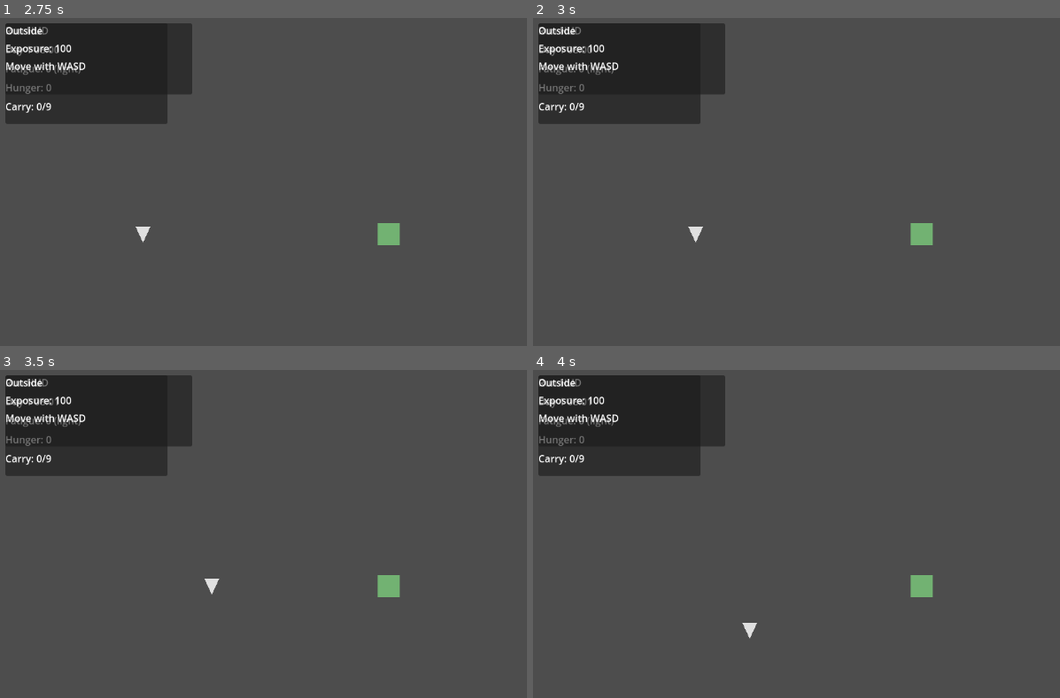
Above: before the commit, frames 1-4 (two rows, left to right).
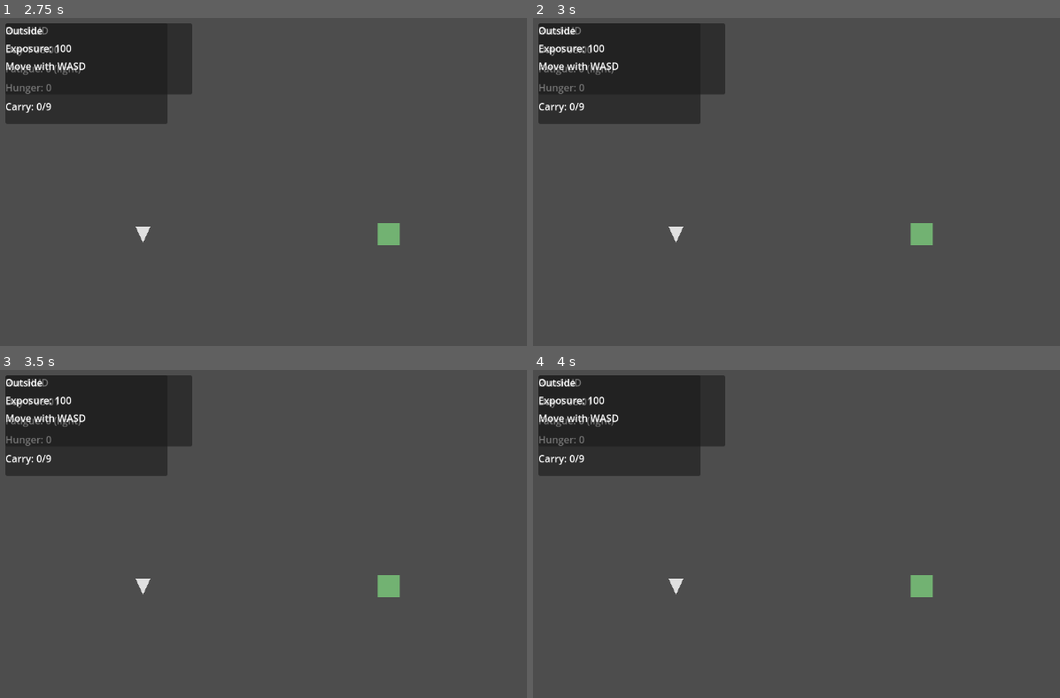
Above: after the commit, the same moments.

Repository: Pupre/apocalypse
Game: Godot game, scene res://scenes/bootstrap/main.tscn
Same seed, same stepped clock (60 frames per second), same inputs: the game is played once before the commit and once after it.
Inputs:
- Up to frame 1 (2.75 s): click "Start" at 0.5 s; click "Store Clerk" at 1.25 s; click "Confirm" at 2 s
- Up to frame 2 (3 s): tap Enter (ui_accept) at 2.75 s; hold Right (ui_right) from 2.78 s (still down); tap E (enter_building, bound only after the commit) at 2.85 s
- Up to frame 3 (3.5 s): keep holding Right (ui_right); tap Enter (ui_accept) at 3.02, 3.05, 3.32 s
- Up to frame 4 (4 s): release Right (ui_right) at 3.53 s; hold Down (ui_down) from 3.53 s (still down); tap Enter (ui_accept) at 3.6, 3.77 s; tap E (enter_building, bound only after the commit) at 3.8 s

Frame 1 is identical in both runs. In frame 2, 0.1% of the frame differs, in the area x 25-33%, y 63-69%; in frame 3, 0.1%; in frame 4, 0.1%.

Commit message:
fix: gate outdoor building entry

Diff:
--- a/game/project.godot
+++ b/game/project.godot
@@ -14,6 +14,29 @@
 AppRouter="*res://scripts/autoload/app_router.gd"
 ContentLibrary="*res://scripts/autoload/content_library.gd"
 
+[input]
+
+move_left={
+"deadzone": 0.5,
+"events": [Object(InputEventKey,"resource_local_to_scene":false,"resource_name":"","device":-1,"window_id":0,"alt_pressed":false,"shift_pressed":false,"ctrl_pressed":false,"meta_pressed":false,"pressed":false,"keycode":0,"physical_keycode":65,"key_label":0,"unicode":97,"echo":false,"script":null)]
+}
+move_right={
+"deadzone": 0.5,
+"events": [Object(InputEventKey,"resource_local_to_scene":false,"resource_name":"","device":-1,"window_id":0,"alt_pressed":false,"shift_pressed":false,"ctrl_pressed":false,"meta_pressed":false,"pressed":false,"keycode":0,"physical_keycode":68,"key_label":0,"unicode":100,"echo":false,"script":null)]
+}
+move_up={
+"deadzone": 0.5,
+"events": [Object(InputEventKey,"resource_local_to_scene":false,"resource_name":"","device":-1,"window_id":0,"alt_pressed":false,"shift_pressed":false,"ctrl_pressed":false,"meta_pressed":false,"pressed":false,"keycode":0,"physical_keycode":87,"key_label":0,"unicode":119,"echo":false,"script":null)]
+}
+move_down={
+"deadzone": 0.5,
+"events": [Object(InputEventKey,"resource_local_to_scene":false,"resource_name":"","device":-1,"window_id":0,"alt_pressed":false,"shift_pressed":false,"ctrl_pressed":false,"meta_pressed":false,"pressed":false,"keycode":0,"physical_keycode":83,"key_label":0,"unicode":115,"echo":false,"script":null)]
+}
+enter_building={
+"deadzone": 0.5,
+"events": [Object(InputEventKey,"resource_local_to_scene":false,"resource_name":"","device":-1,"window_id":0,"alt_pressed":false,"shift_pressed":false,"ctrl_pressed":false,"meta_pressed":false,"pressed":false,"keycode":0,"physical_keycode":69,"key_label":0,"unicode":101,"echo":false,"script":null)]
+}
+
 [rendering]
 
 renderer/rendering_method="mobile"
--- a/game/scripts/outdoor/outdoor_controller.gd
+++ b/game/scripts/outdoor/outdoor_controller.gd
@@ -8,6 +8,11 @@
 const DEFAULT_BUILDING_ID := "mart_01"
 const DEFAULT_PLAYER_POSITION := Vector2(240.0, 360.0)
 const ENTER_RADIUS := 72.0
+const MOVE_LEFT_ACTION := "move_left"
+const MOVE_RIGHT_ACTION := "move_right"
+const MOVE_UP_ACTION := "move_up"
+const MOVE_DOWN_ACTION := "move_down"
+const ENTER_BUILDING_ACTION := "enter_building"
 
 var run_state = null
 var exposure_model := EXPOSURE_MODEL_SCRIPT.new()
@@ -63,11 +68,12 @@
 	state_changed.emit()
 
 
-func try_enter_building(building_id: String) -> void:
-	if building_id.is_empty():
-		return
+func try_enter_building(building_id: String) -> bool:
+	if building_id.is_empty() or building_id != _building_id or not _is_player_near_building():
+		return false
 
 	building_entered.emit(building_id)
+	return true
 
 
 func _process(delta: float) -> void:
@@ -75,11 +81,11 @@
 		return
 
 	simulate_seconds(delta)
-	var direction := Input.get_vector("ui_left", "ui_right", "ui_up", "ui_down")
+	var direction := Input.get_vector(MOVE_LEFT_ACTION, MOVE_RIGHT_ACTION, MOVE_UP_ACTION, MOVE_DOWN_ACTION)
 	if direction != Vector2.ZERO:
 		move_player(direction, delta)
 
-	if _is_player_near_building() and Input.is_action_just_pressed("ui_accept"):
+	if _is_player_near_building() and Input.is_action_just_pressed(ENTER_BUILDING_ACTION):
 		try_enter_building(_building_id)
 
 
@@ -113,7 +119,7 @@
 
 	if _hint_label != null:
 		if _is_player_near_building():
-			_hint_label.text = "Press Enter to enter %s" % _building_name
+			_hint_label.text = "Press E to enter %s" % _building_name
 		else:
 			_hint_label.text = "Move with WASD"
 
--- a/game/tests/unit/test_outdoor_controller.gd
+++ b/game/tests/unit/test_outdoor_controller.gd
@@ -23,7 +23,7 @@
 	},
 }
 
-var _building_entered := false
+var _building_entered_count := 0
 var _entered_building_id := ""
 
 
@@ -77,13 +77,40 @@
 	)
 	assert_true(run_state.exposure < before_exposure, "Outdoor time should drain exposure.")
 
+	var player_marker := outdoor_mode.get_node_or_null("PlayerMarker") as Polygon2D
+	var building_marker := outdoor_mode.get_node_or_null("BuildingMarker") as Polygon2D
+	if not assert_true(player_marker != null, "Outdoor mode should expose a player marker."):
+		outdoor_mode.free()
+		return
+	if not assert_true(building_marker != null, "Outdoor mode should expose a building marker."):
+		outdoor_mode.free()
+		return
+
+	var far_distance := player_marker.position.distance_to(building_marker.position)
+	assert_true(far_distance > 72.0, "The player should start outside the entry radius.")
+
+	outdoor_mode.try_enter_building("mart_01")
+	assert_eq(_building_entered_count, 0, "Trying to enter from far away should not emit building_entered.")
+
 	if not assert_true(outdoor_mode.has_method("try_enter_building"), "Outdoor mode should expose try_enter_building()."):
 		outdoor_mode.free()
 		return
 
+	if not assert_true(outdoor_mode.has_method("move_player"), "Outdoor mode should expose move_player()."):
+		outdoor_mode.free()
+		return
+
+	outdoor_mode.move_player(Vector2.RIGHT, 1.5)
+
+	var near_distance := player_marker.position.distance_to(building_marker.position)
+	assert_true(near_distance <= 72.0, "Moving toward the building should place the player in entry range.")
+
+	outdoor_mode.try_enter_building("wrong_building")
+	assert_eq(_building_entered_count, 0, "The wrong building id should not emit building_entered.")
+
 	outdoor_mode.try_enter_building("mart_01")
 
-	assert_true(_building_entered, "Trying to enter a building should emit building_entered.")
+	assert_eq(_building_entered_count, 1, "Trying to enter from nearby should emit building_entered.")
 	assert_eq(_entered_building_id, "mart_01", "The emitted building id should match the entry target.")
 
 	outdoor_mode.free()
@@ -91,7 +118,7 @@
 
 
 func _on_building_entered(building_id: String) -> void:
-	_building_entered = true
+	_building_entered_count += 1
 	_entered_building_id = building_id
 
 
--- a/game/tests/unit/test_survivor_creator.gd
+++ b/game/tests/unit/test_survivor_creator.gd
@@ -117,6 +117,20 @@
 		return
 	assert_eq(hud_clock_label.text, "Day 1 08:00", "The run shell should start at the run-state clock.")
 
+	var player_marker := outdoor_mode.get_node_or_null("PlayerMarker") as Polygon2D
+	var building_marker := outdoor_mode.get_node_or_null("BuildingMarker") as Polygon2D
+	if not assert_true(player_marker != null, "Outdoor player marker should be present."):
+		bootstrap.free()
+		return
+	if not assert_true(building_marker != null, "Outdoor building marker should be present."):
+		bootstrap.free()
+		return
+
+	assert_true(player_marker.position.distance_to(building_marker.position) > 72.0, "The run should start outside the entry radius.")
+
+	outdoor_mode.move_player(Vector2.RIGHT, 1.5)
+	assert_true(player_marker.position.distance_to(building_marker.position) <= 72.0, "Moving right should bring the player into entry range.")
+
 	outdoor_mode.try_enter_building("mart_01")
 	await process_frame
 
